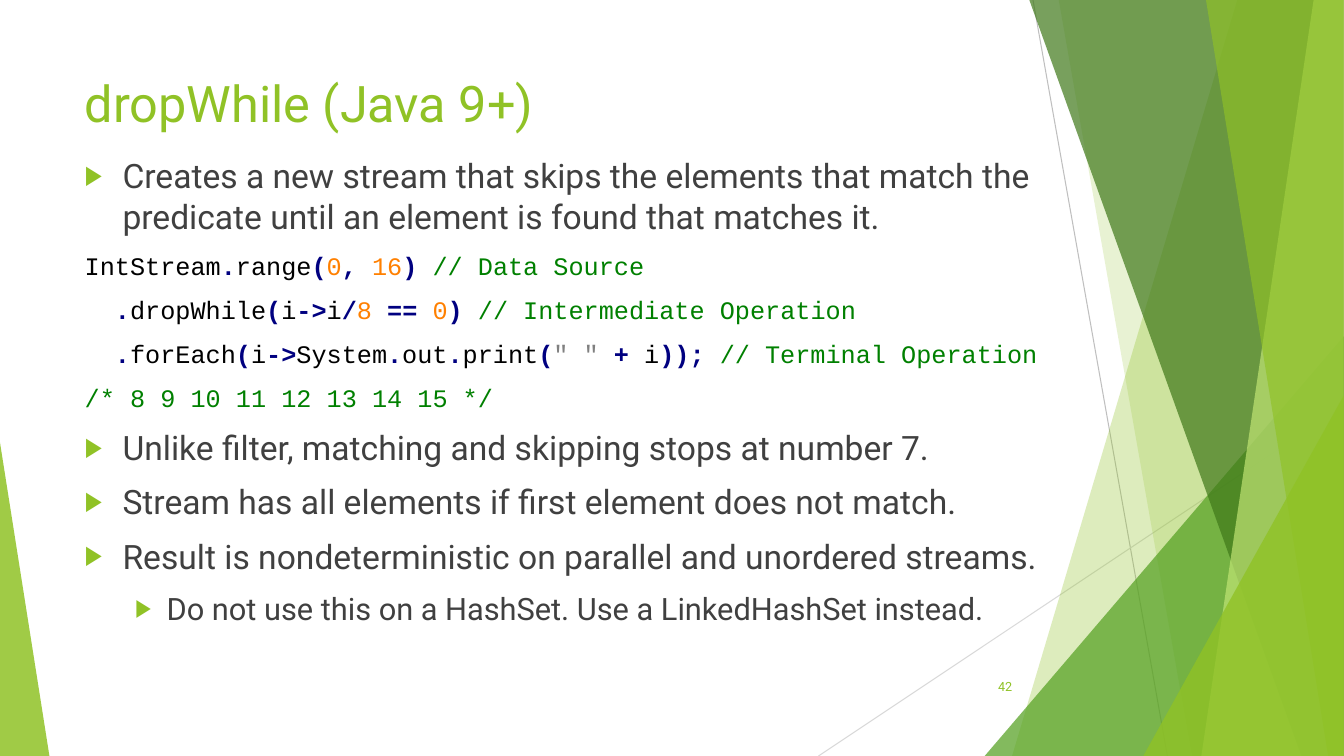
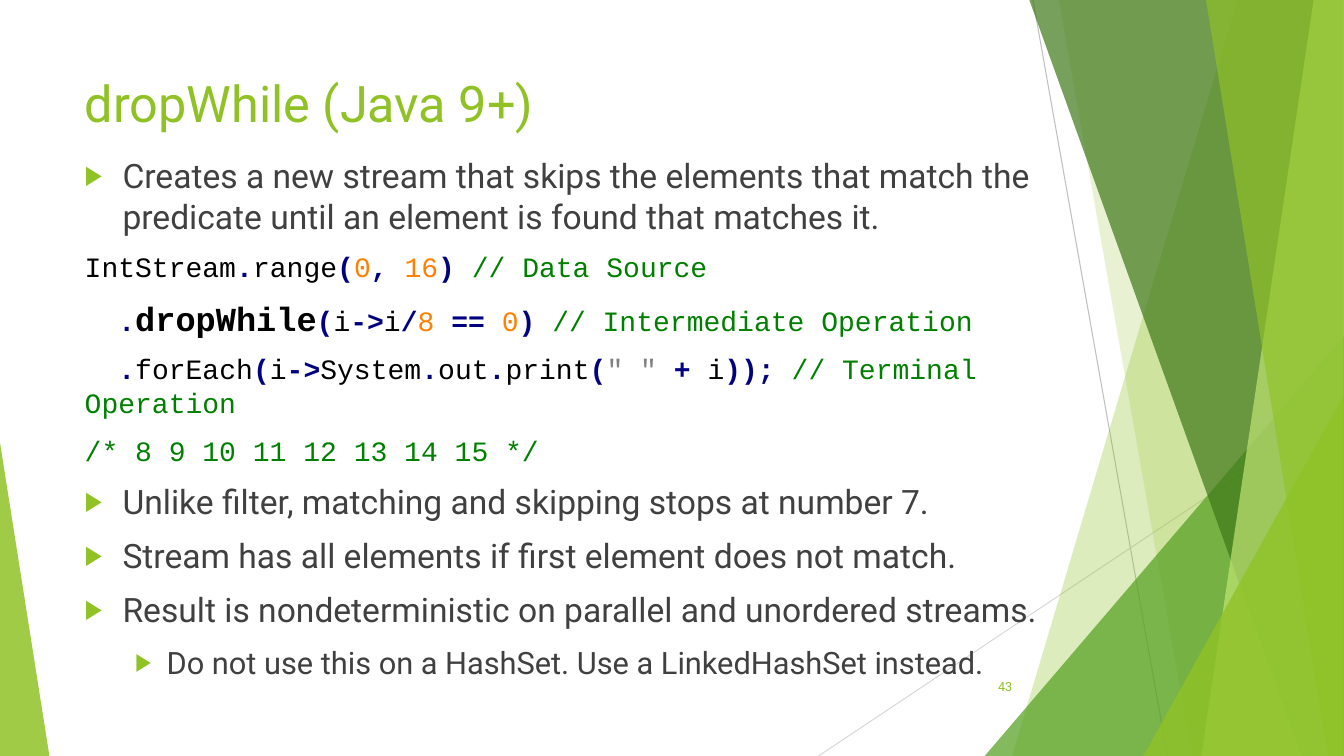
Before and after one commit to RichardRoda/2017-CodePaLOUsa-Lambda, a slide deck: slide 43 of Learning to Love the Lambda in the Stream.pptx (slide 42 before the commit). Drawn at 1344x756 pixels with LibreOffice and Linux fonts; fonts in the diff are those of the drawing. Boxes give left, top, right and bottom in pixels: in the first picture for what was removed or moved away, otherwise in the second. Text is boxed around its words. In the diff, an @@ line names an element or a change of style, - is before the commit and + after.

Commit message:
Use large bold font to emphasize the parts of the example that are relevant to what is being discussed in the slide.

```diff
--- a/Learning to Love the Lambda in the Stream.pptx
+++ b/Learning to Love the Lambda in the Stream.pptx
@@ text at (85, 258, 977, 462): size 18 to 20 pt in "IntStream.range(0, 16) // Data Source", ".dropWhile(i->i/8 == 0) // Intermediate Operation", ".forEach(i->System.out.print(" " + i)); // Terminal Operatio ...", "/* 8 9 10 11 12 13 ..."; size 18 to 24 pt, bold on in ".dropWhile(i->i/8" @@
@@ page number at (998, 682, 1012, 691): text changed @@
-42
+43
```
Also in this commit, not shown: 23 other slides changed, 1 slide added, 1 other file.
